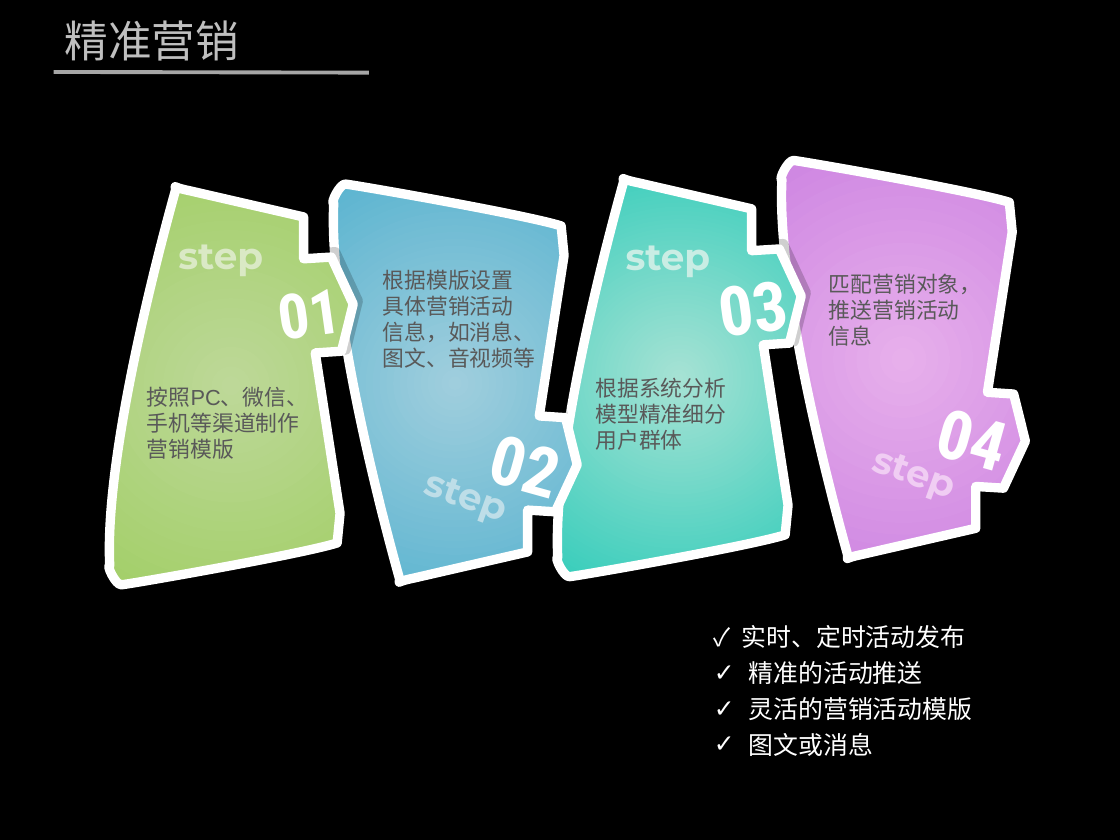
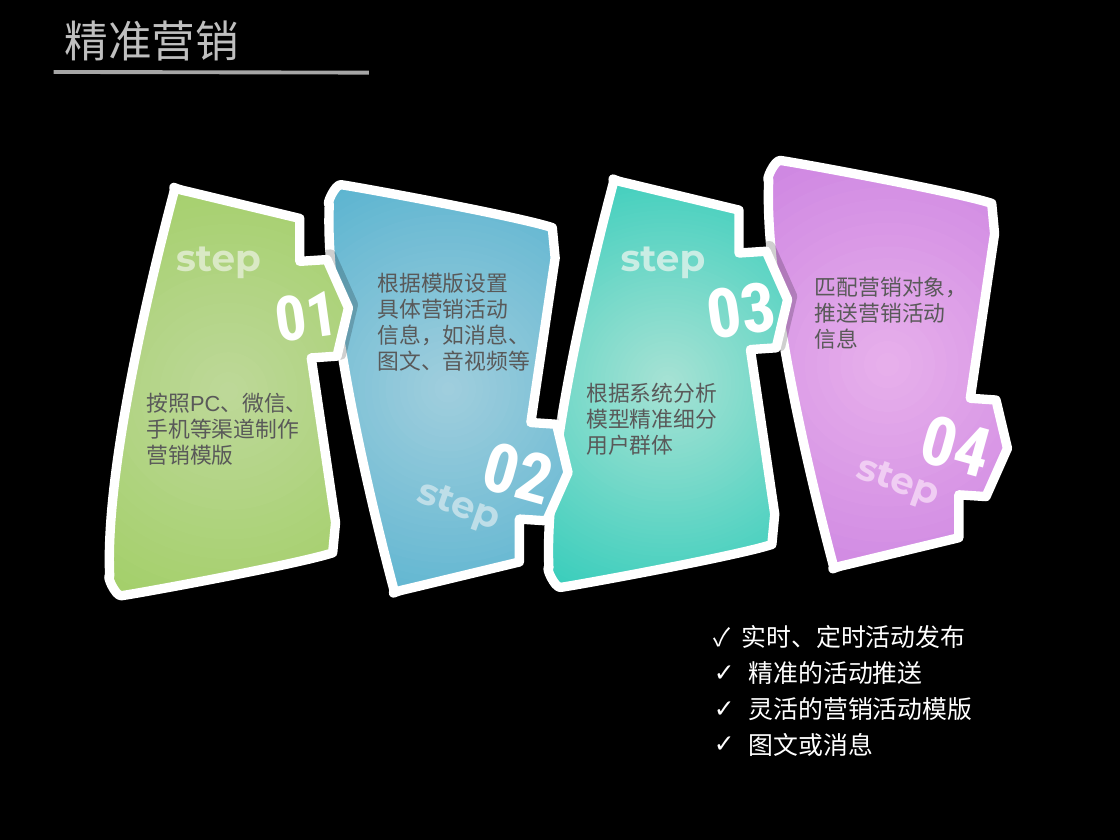
Before and after one commit to zhenghong/UBP, a slide deck: slide 8 of 营销.pptx (slide 7 before the commit). Drawn at 1120x840 pixels with LibreOffice and Linux fonts; fonts in the diff are those of the drawing; background and template pictures are left out. Boxes give left, top, right and bottom in pixels: in the first picture for what was removed or moved away, otherwise in the second. Text is boxed around its words. In the diff, an @@ line names an element or a change of style, - is before the commit and + after.

Commit message:
modify

```diff
--- a/营销.pptx
+++ b/营销.pptx
@@ freeform shape: place and size @@
-freeform shape at box(557, 178, 801, 577)
+freeform shape at box(548, 179, 787, 588)
@@ freeform shape: place and size @@
-freeform shape at box(781, 160, 1025, 559)
+freeform shape at box(768, 160, 1008, 569)
@@ freeform shape: place and size @@
-freeform shape at box(109, 187, 353, 586)
+freeform shape at box(109, 187, 348, 596)
@@ freeform shape: place and size @@
-freeform shape at box(333, 184, 577, 582)
+freeform shape at box(328, 185, 568, 594)
@@ text "step": place and size @@
-text "step" at box(626, 245, 711, 277)
+text "step" at box(621, 246, 706, 278)
@@ text "03": place and size @@
-text "03" at box(722, 270, 790, 353)
+text "03" at box(710, 272, 778, 355)
@@ text "根据模版设置": place and size @@
-text "根据模版设置" at box(383, 270, 536, 368)
+text "根据模版设置" at box(377, 273, 530, 371)
@@ text "匹配营销对象，": place and size @@
-text "匹配营销对象，" at box(829, 273, 982, 346)
+text "匹配营销对象，" at box(815, 276, 968, 349)
@@ text "按照PC、微信、手机等渠道制作": place and size @@
-text "按照PC、微信、手机等渠道制作" at box(147, 387, 308, 459)
+text "按照PC、微信、手机等渠道制作" at box(146, 393, 307, 465)
@@ text "02": place and size @@
-text "02" at box(485, 418, 552, 505)
+text "02" at box(478, 425, 545, 512)
@@ text "根据系统分析": place and size @@
-text "根据系统分析" at box(596, 378, 727, 450)
+text "根据系统分析" at box(586, 383, 717, 455)
@@ text "04": place and size @@
-text "04" at box(932, 392, 999, 479)
+text "04" at box(917, 398, 984, 485)
@@ text "step": place and size @@
-text "step" at box(406, 436, 542, 541)
+text "step" at box(400, 445, 535, 551)
@@ text "step": place and size @@
-text "step" at box(854, 413, 990, 518)
+text "step" at box(840, 420, 974, 525)
```
Also in this commit, not shown: 4 other slides changed, 1 slide added.
